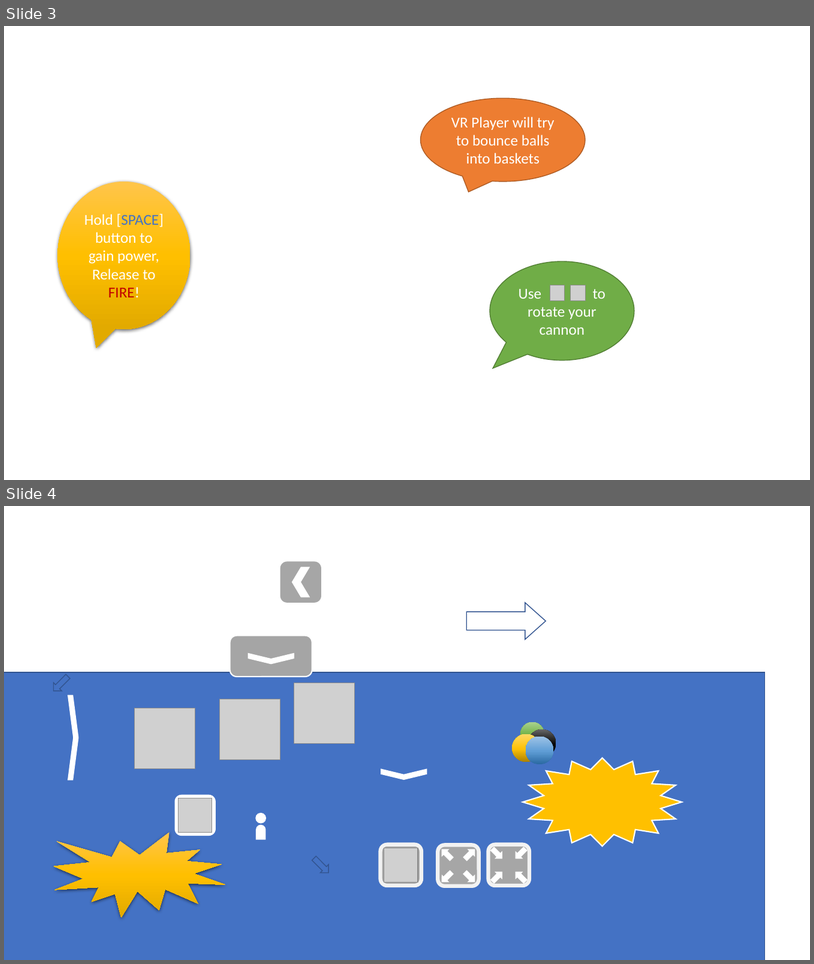
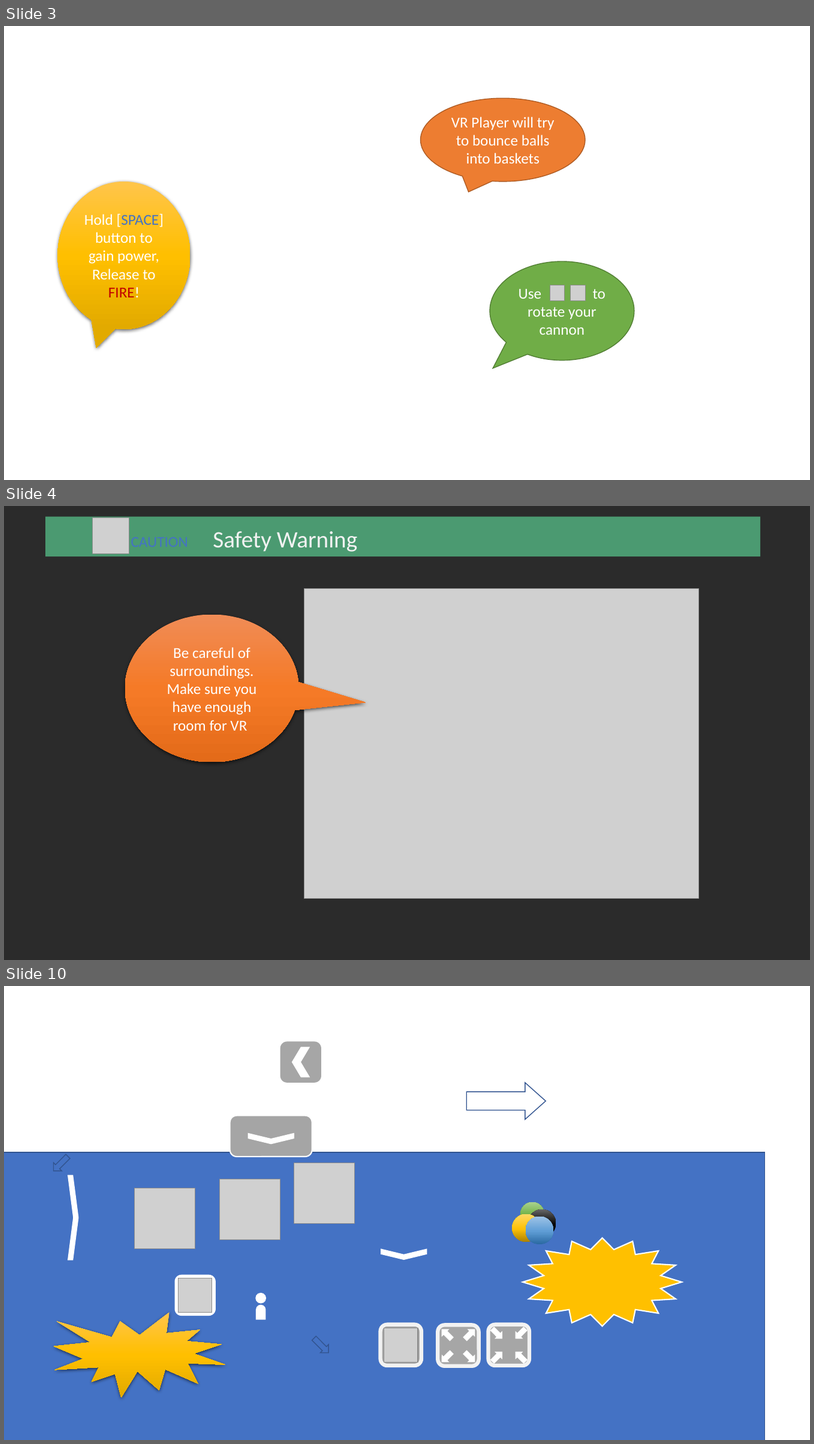
Before and after one commit to dyzsunson/BunnyBall_VR, a slide deck: Document/Rabbit_Tutorial.pptx. Shown one above the other, each under a label of ours: slides 3 and 4 before the commit, slides 3, 4 and 10 after it; the slides between them are not shown. The pictures are 814x964 and 814x1444 pixels, drawn with LibreOffice and Linux fonts; fonts in the diff are those of the drawing; grey boxes stand for pictures; background and template pictures are left out; a plain dark background stands for a picture behind light text. Boxes give left, top, right and bottom in pixels: in the first picture for what was removed or moved away, otherwise in the second. Text is boxed around its words. In the diff, an @@ line names an element or a change of style, - is before the commit and + after.

```diff
--- a/Document/Rabbit_Tutorial.pptx
+++ b/Document/Rabbit_Tutorial.pptx
@@ slide 4 added at [4, 506, 810, 960], background picture (left out) @@
@@ rectangle added at [46, 516, 761, 556], fill #5ACA8F at 70% opacity @@
@@ picture added at [93, 517, 129, 554] @@
@@ text added at [125, 529, 195, 553], 18 pt, text #4472C4 @@
+CAUTION
@@ text added at [213, 531, 357, 552], 28 pt, text #F2F2F2 @@
+Safety Warning
@@ picture added at [304, 589, 699, 898] @@
@@ speech bubble added at [125, 614, 299, 762], fill gradient #F18C57 to #F67B28 to #E56C19, 18 pt, text #FFFFFF @@
+Be careful of surroundings.
+Make sure you have enough room for VR
@@ what was slide 4 is now slide 10 @@
```
Also in this commit, not shown: 2 slides changed, 5 other slides added, 38 other files.
